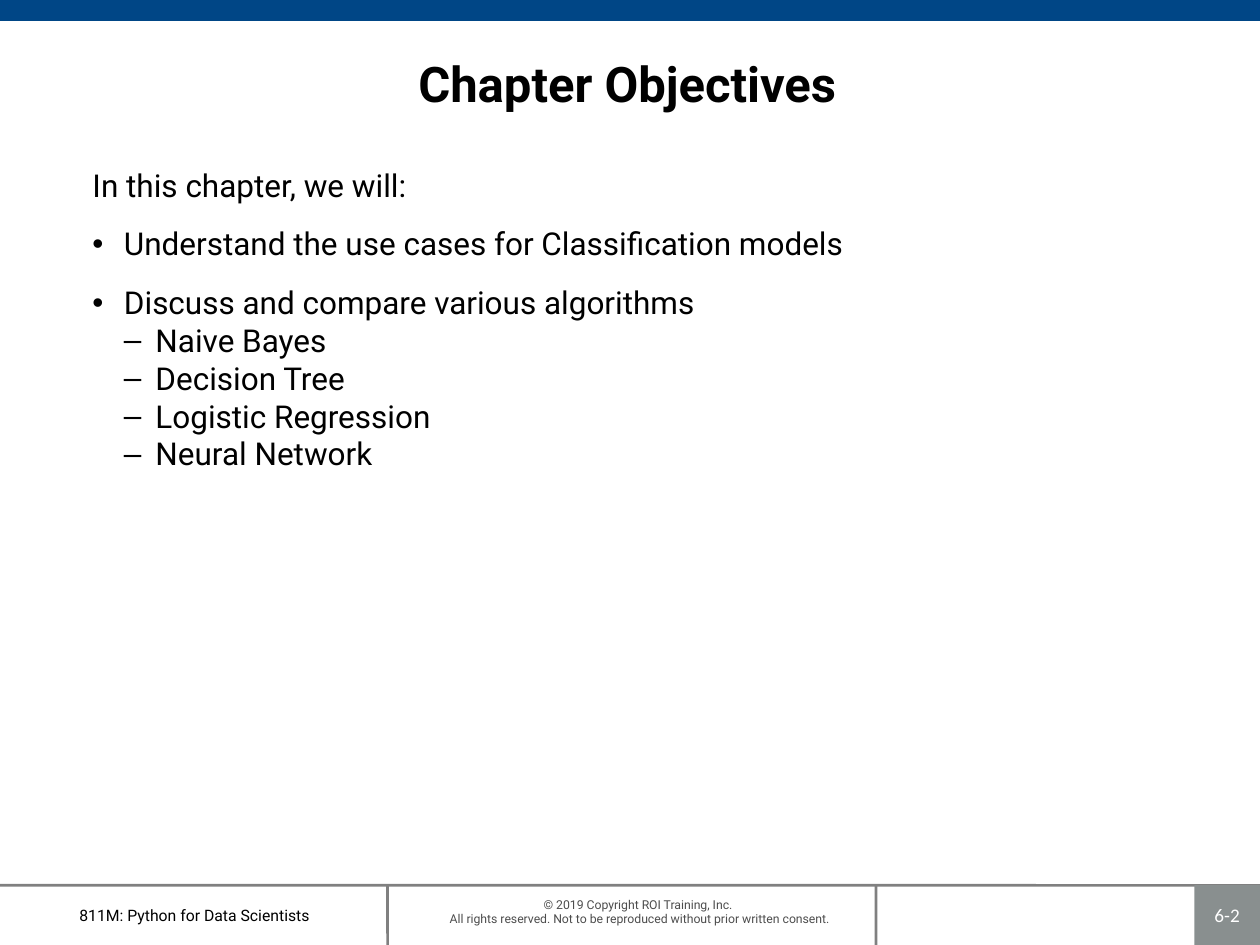
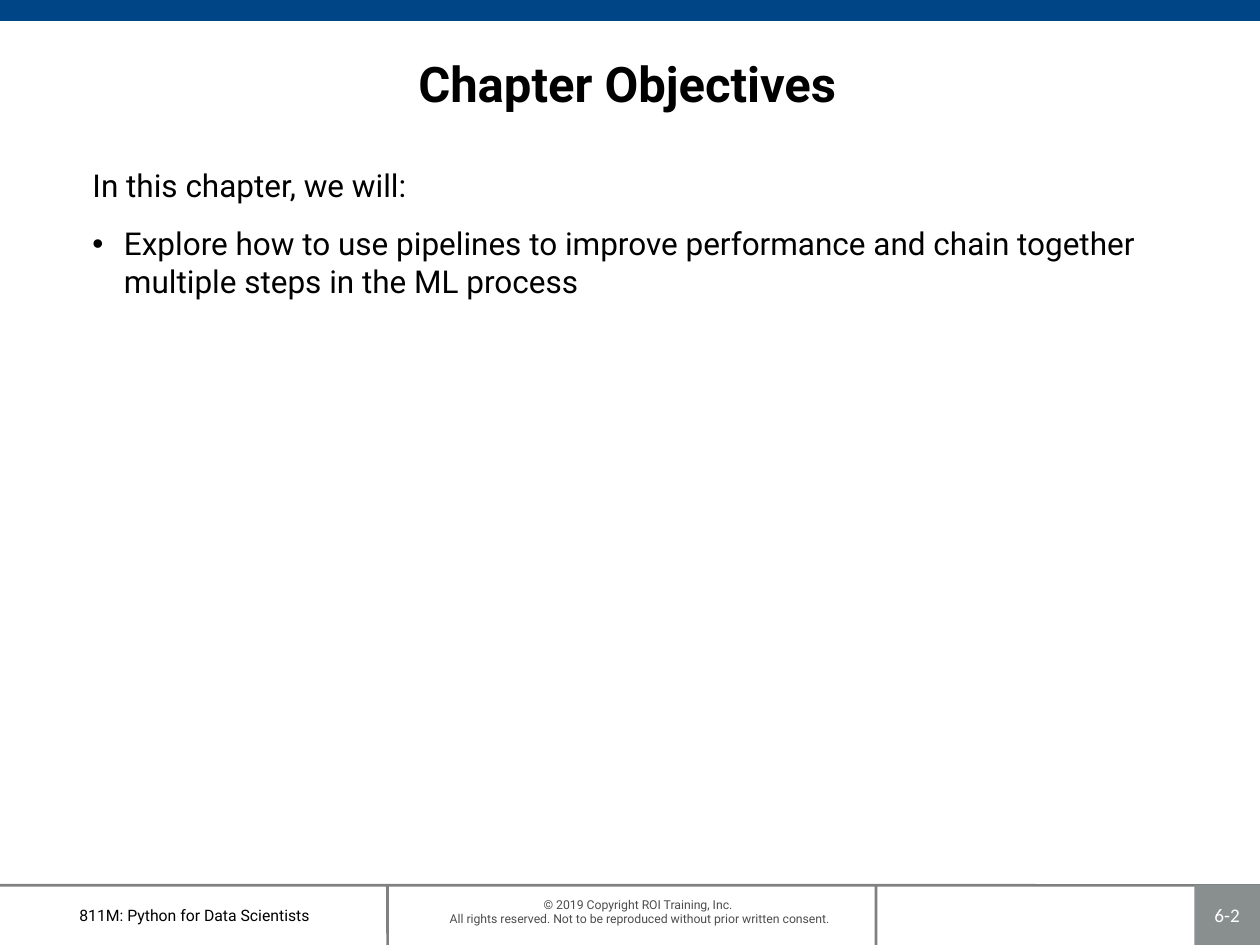
Before and after one commit to roitraining/SparkforDataScientists, a slide deck: slide 2 of Ch07_Pipelines.pptx. Drawn at 1260x945 pixels with LibreOffice and Linux fonts; fonts in the diff are those of the drawing; background and template pictures are left out. Boxes give left, top, right and bottom in pixels: in the first picture for what was removed or moved away, otherwise in the second. Text is boxed around its words. In the diff, an @@ line names an element or a change of style, - is before the commit and + after.

```diff
--- a/Ch07_Pipelines.pptx
+++ b/Ch07_Pipelines.pptx
@@ text at (124,231,1134,300): text changed @@
-• Understand the use cases for Classification models
-• Discuss and compare various algorithms
-  – Naive Bayes
-  – Decision Tree
-  – Logistic Regression
-  – Neural Network
+• Explore how to use pipelines to improve performance and chain together multiple steps in the ML process
```
Also in this commit, not shown: 5 other slides changed, 1 slide added, 1 slide removed, 3 other files.
